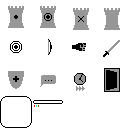
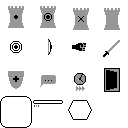
Comparing the layer stacks of the two 128 x 128 images. Changes:
painted on "Layer 14" over [68, 100, 92, 120]
